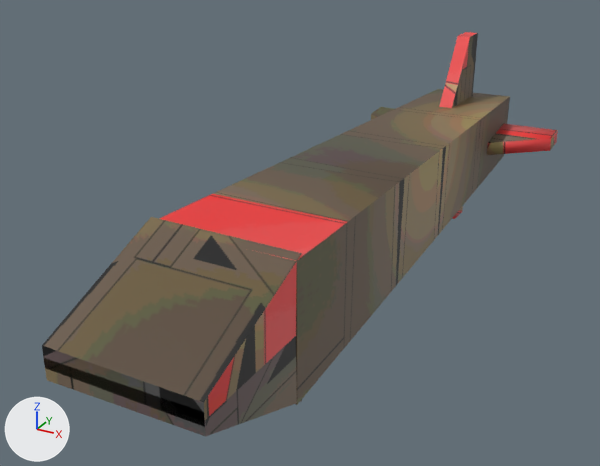
Renders of the Blender file Assets/BlenderSourceFiles/Cube_d7.blend from each side of a commit.
Both versions are drawn from a 50 mm lens placed at (0.78, -1.658, 0.775), pointed at (-0.107, -0.044, -0.032). Arrows for +X, +Y and +Z are at lower left; the lights stay in place.

In view in the first picture: 'Missile'.
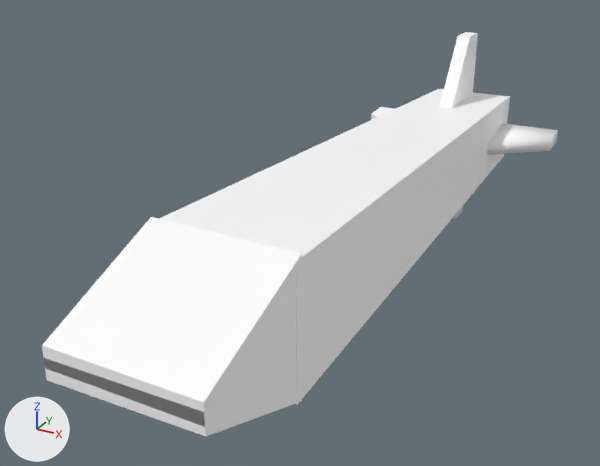
Location of each change, (x1, y1, x2, y2) in pixels of the pictures (600 x 466 px):
'Missile', surface changed (brown to white)
    both: (42, 32, 558, 436)

What changed in the scene script:
```text
Change mat_missile_texture:
    where n0 = _N.new('ShaderNodeBsdfPrincipled'); n0.name = 'Principled BSDF'
    add n0.inputs[0].default_value = (1.0, 1.0, 1.0, 1.0)  # 'Base Color', white #ffffff
    remove n2 = _N.new('ShaderNodeTexImage'); n2.name = 'Image Texture'
    remove n2.image = img_diffusecolor_texture_012
    remove n3 = _N.new('ShaderNodeTexImage'); n3.name = 'Image Texture.001'
    remove n3.image = img_diffusecolor_texture_013
    remove _L.new(n2.outputs[0], n0.inputs[0])  # 'Color' to 'Base Color'
    remove _L.new(n3.outputs[1], n0.inputs[4])  # 'Alpha' to 'Alpha'
```
